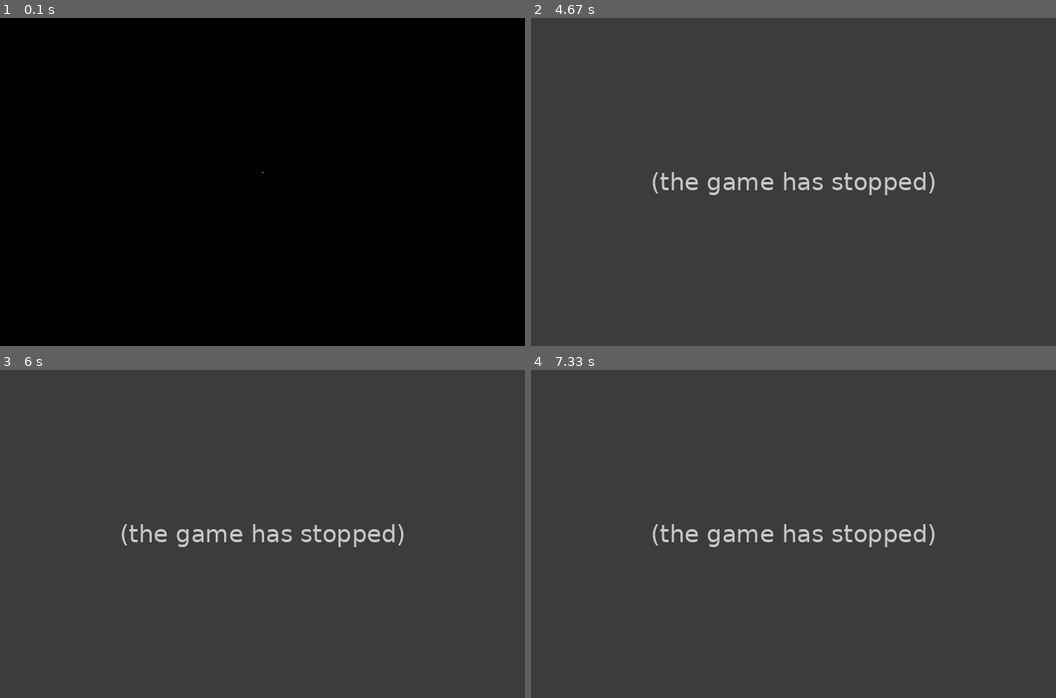
Above: before the commit, frames 1-4 (two rows, left to right).
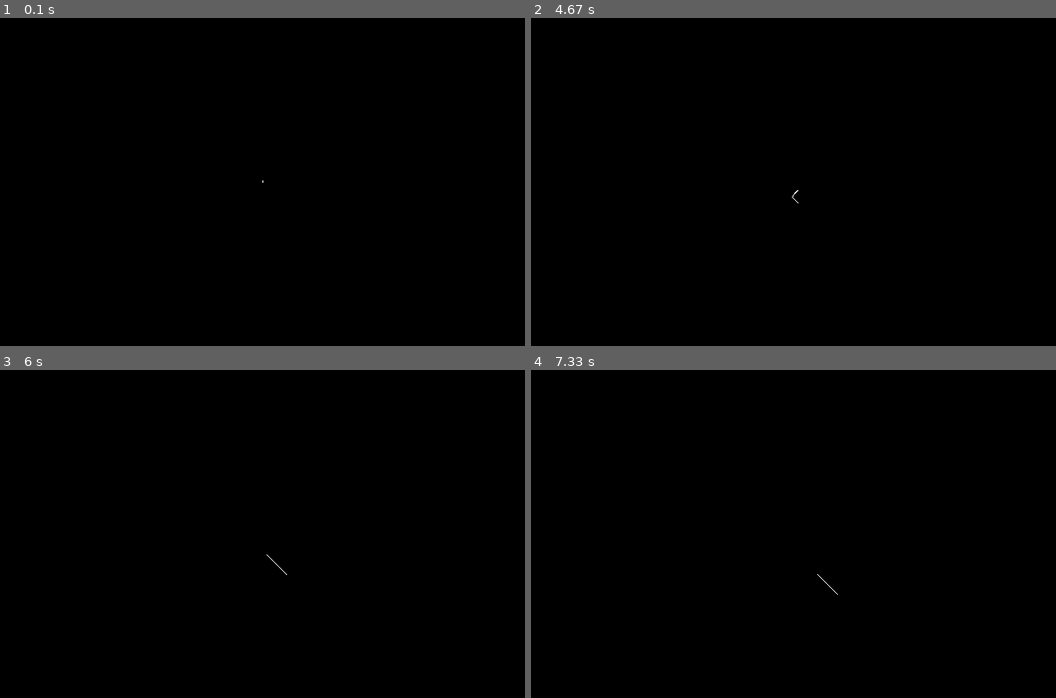
Above: after the commit, the same moments.

Repository: angrek/pygame_tutorial_exercises
Game: pygame game, started from tut6.py
Same seed, same stepped clock (60 frames per second), same inputs: the game is played once before the commit and once after it. The source is Python 2; it was converted automatically to run under Python 3.
Inputs:
- Up to frame 1 (0.1 s): no input
- Up to frame 2 (4.67 s): hold D 0.33-0.8 s; hold W 0.83-1.13 s; tap Z at 0.9, 1.23, 1.53, 1.73, 2.03, 2.3, 2.63, 2.93, 3.07, 3.47, 3.77, 4.13 s; tap E at 0.98, 2.38, 3.55 s; hold D 1.17-1.63 s; tap C at 1.32, 2.72, 4.22 s; hold A 1.67-2.2 s; hold S 2.23-2.53 s; hold A 2.57-2.97 s; hold W 3-3.37 s; hold D 3.4-4.03 s; hold S 4.07-4.43 s
- Up to frame 3 (6 s): no input
- Up to frame 4 (7.33 s): no input

The runs differ from the first frame. In frame 1, less than 0.1% of the frame differs, in the area x 50-51%, y 47-51%; in frame 2, 100%, in the area x 0-100%, y 0-100%; in frame 3, 100%; in frame 4, 100%.
Before the commit the program exited at 4.55 s; later frames show no game.

Commit message:
renaming tut5 to tut6

Diff:
--- a/tut5.6_added_diagonal_direction.py
+++ b/tut6.py
@@ -1,6 +1,9 @@
 #!c:/Python27/python.exe
 
 #Move a single pixel around the screen without crashing against the borders
+#5.7 we left a trail like an etch a sketch
+#5.8 we're going to make it a worm and only keep a set number of the pixels
+#6.1 We're going to set it so the worm can't run into itself
 
 import pygame
 
@@ -14,6 +17,8 @@
 LEFT = (-1, 0)
 RIGHT = (1, 0)
 
+flag = 0
+
 class MovingPixel:
     """ A moving pixel class. """
 
@@ -23,6 +28,14 @@
         self.y = y
         self.hdir = 0
         self.vdir = -1
+	#we're going to make the worm length here. This will write
+	#the number of worm pixels at the starting pixel and it will
+	#be populated and popped out as new pixel moves go on
+	self.worm_length = 25
+	self.temp_list = [width/2, height/2]
+	self.matrix = []
+	for nums in range(self.worm_length):
+	    self.matrix.append(self.temp_list)
 
     def direction(self, dir):
         """ Chances the pixels direction. """
@@ -34,7 +47,17 @@
         self.y += self.vdir
 
     def draw(self, surface):
-        surface.set_at((self.x, self.y), (255, 255, 255))
+	self.my_list = [self.x, self.y]
+	#we're leaving a trail here so we're making a list of coords
+	self.matrix.append(self.my_list)
+	#to make the worm we'll remove one from the beginning
+	self.matrix.remove(self.matrix[0])
+	for coords in self.matrix:
+	    surface.set_at((coords[0], coords[1]), (255, 255, 255))
+	self.matrix2 = self.matrix
+	#self.matrix2.remove(self.matrix[self.worm_length-2])
+	#if self.matrix[int(self.worm_length-1)] in self.matrix2:
+	#   flag = 1
 
 #window dimentions
 width = 640
@@ -80,4 +103,4 @@
                 pix.direction(DOWN_RIGHT)
 
     pygame.display.flip()
-    clock.tick(120)
+    clock.tick(18)
